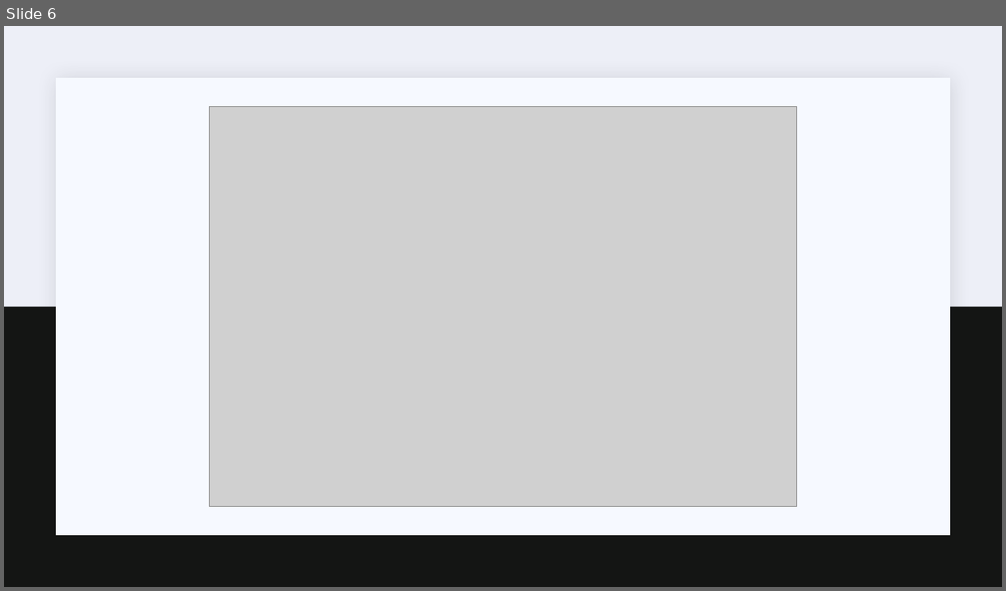
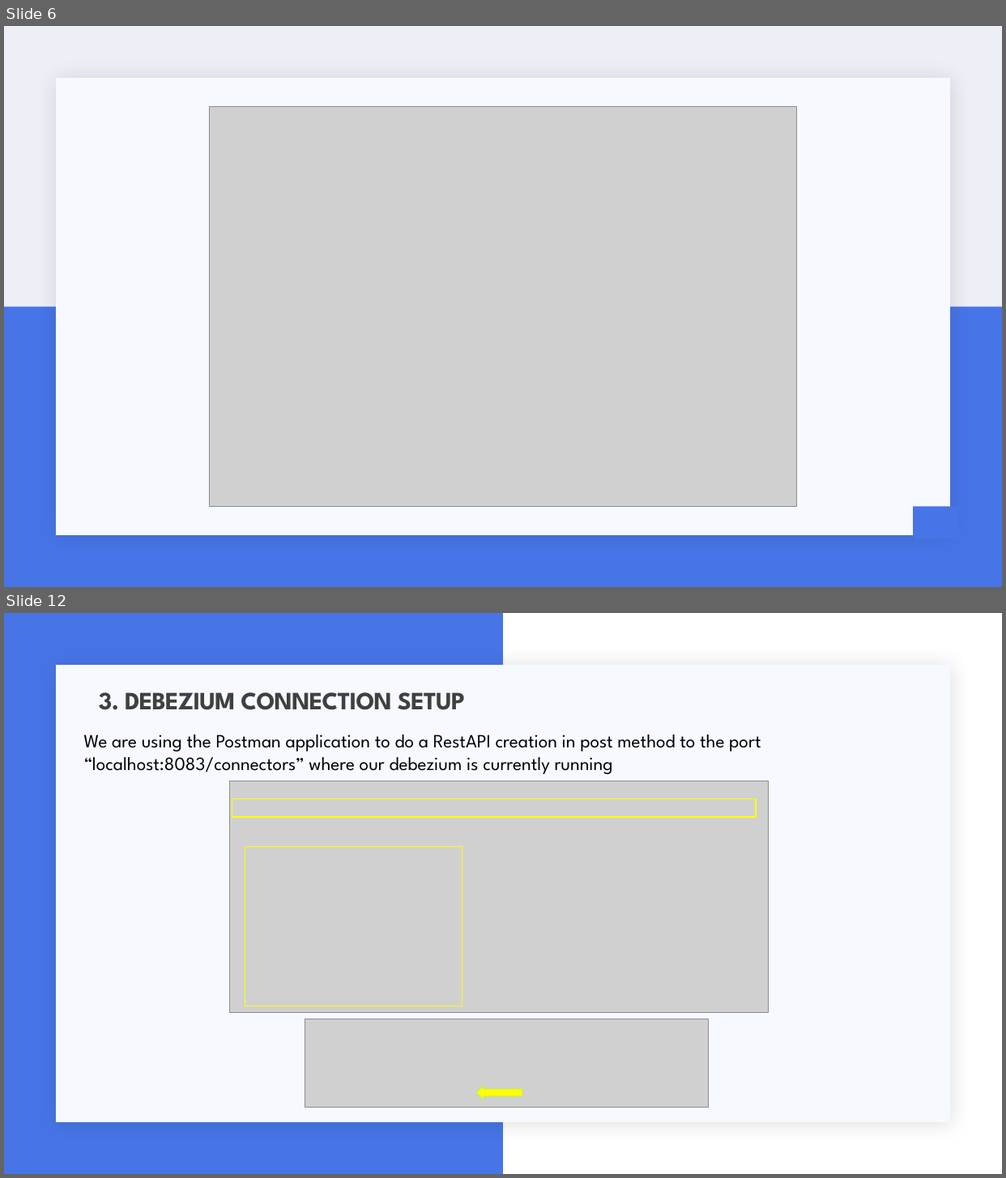
Before and after one commit to ranjith-ofcl/kafka_data_streaming, a slide deck: documents/about_project.pptx. Shown one above the other, each under a label of ours: slide 6 before the commit, slides 6 and 12 after it; the slides between them are not shown. The pictures are 1006x591 and 1006x1178 pixels, drawn with LibreOffice and Linux fonts; fonts in the diff are those of the drawing; grey boxes stand for pictures. Boxes give left, top, right and bottom in pixels: in the first picture for what was removed or moved away, otherwise in the second. Text is boxed around its words. In the diff, an @@ line names an element or a change of style, - is before the commit and + after.

```diff
--- a/documents/about_project.pptx
+++ b/documents/about_project.pptx
@@ slide 12 added at bbox=[4, 613, 1002, 1174], background #FFFFFF; not listed: 1 template element that a slide beside it also shows @@
@@ rectangle added at bbox=[4, 613, 503, 1174], fill #4775E7 @@
@@ text added at bbox=[99, 692, 465, 710], 24 pt, text #404040, bold @@
+3. DEBEZIUM CONNECTION SETUP
@@ text added at bbox=[84, 735, 761, 774], 18 pt, text #000000 @@
+We are using the Postman application to do a RestAPI creation in post method to the port “localhost:8083/connectors” where our debezium is currently running
@@ picture added at bbox=[229, 781, 769, 1012] @@
@@ rectangle added at bbox=[232, 799, 756, 817], outline #FFFF00 1.25 pt @@
@@ rectangle added at bbox=[245, 846, 462, 1006], outline #FFFF00 1.25 pt @@
@@ picture added at bbox=[305, 1020, 709, 1108] @@
@@ right arrow added at bbox=[476, 1085, 522, 1101], fill #FFFF00, outline #C7E480 1.25 pt @@
@@ slide 6 changed as well @@
@@ rectangle at bbox=[4, 307, 1002, 587]: fill #141514 to #4775E7 @@
@@ rectangle added at bbox=[914, 506, 959, 539], fill #4775E7 @@
```
Also in this commit, not shown: 6 other slides changed, 8 other slides added, 10 slides removed, 11 other files.
